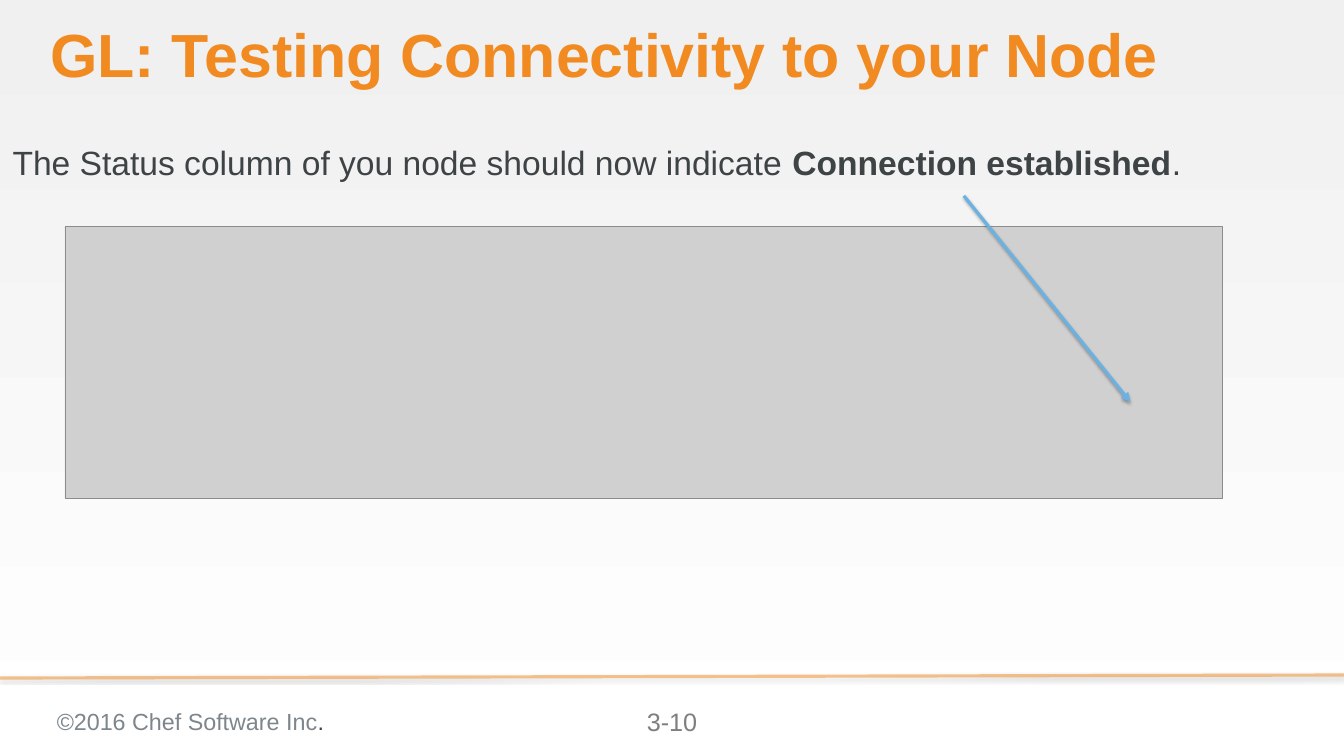
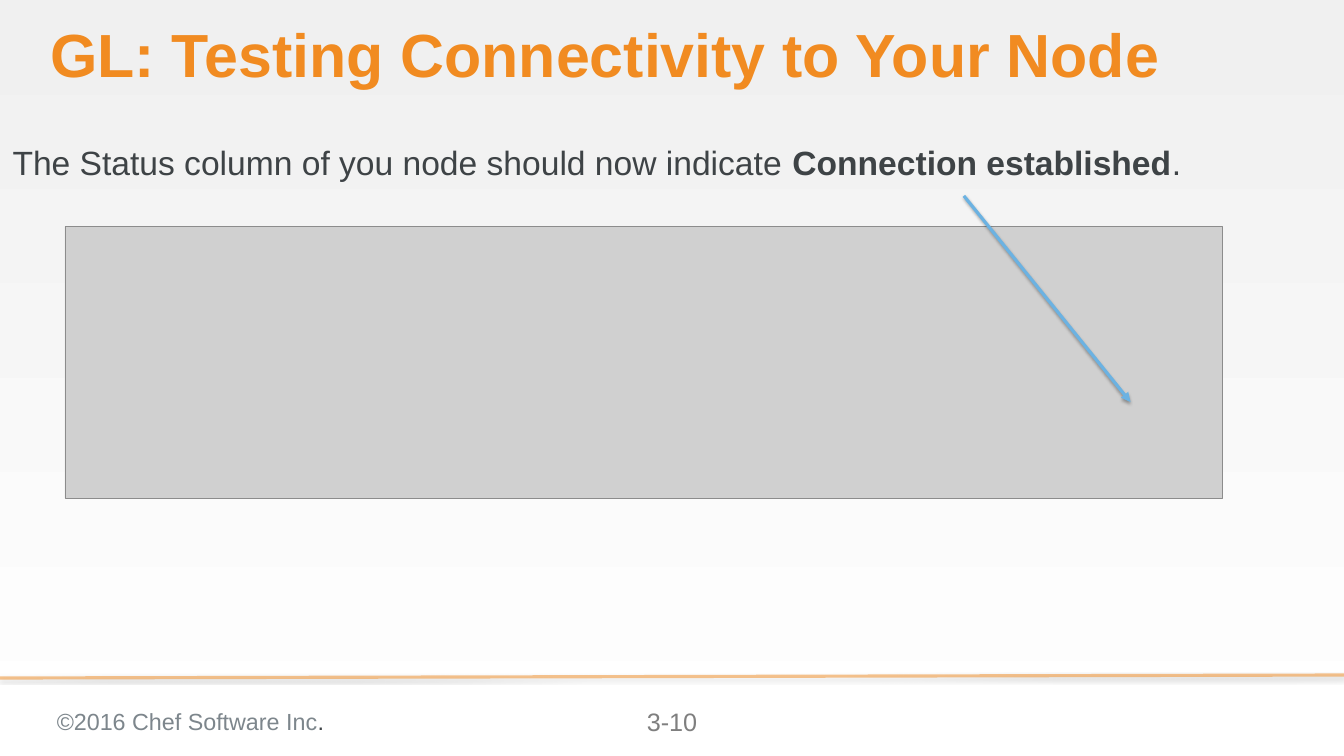
Before and after one commit to bchamby/chef-compliance-installation-configuration-operation, a slide deck: slide 10 of 03-initial-configuration-scans.pptx. Drawn at 1344x756 pixels with LibreOffice and Linux fonts; fonts in the diff are those of the drawing; grey boxes stand for pictures; background and template pictures are left out. Boxes give left, top, right and bottom in pixels: in the first picture for what was removed or moved away, otherwise in the second. Text is boxed around its words. In the diff, an @@ line names an element or a change of style, - is before the commit and + after.

```diff
--- a/03-initial-configuration-scans.pptx
+++ b/03-initial-configuration-scans.pptx
@@ title at (x1=50, y1=33, x2=1159, y2=89): text changed @@
-GL: Testing Connectivity to your Node
+GL: Testing Connectivity to Your Node
```
Also in this commit, not shown: 1 other slide changed.
